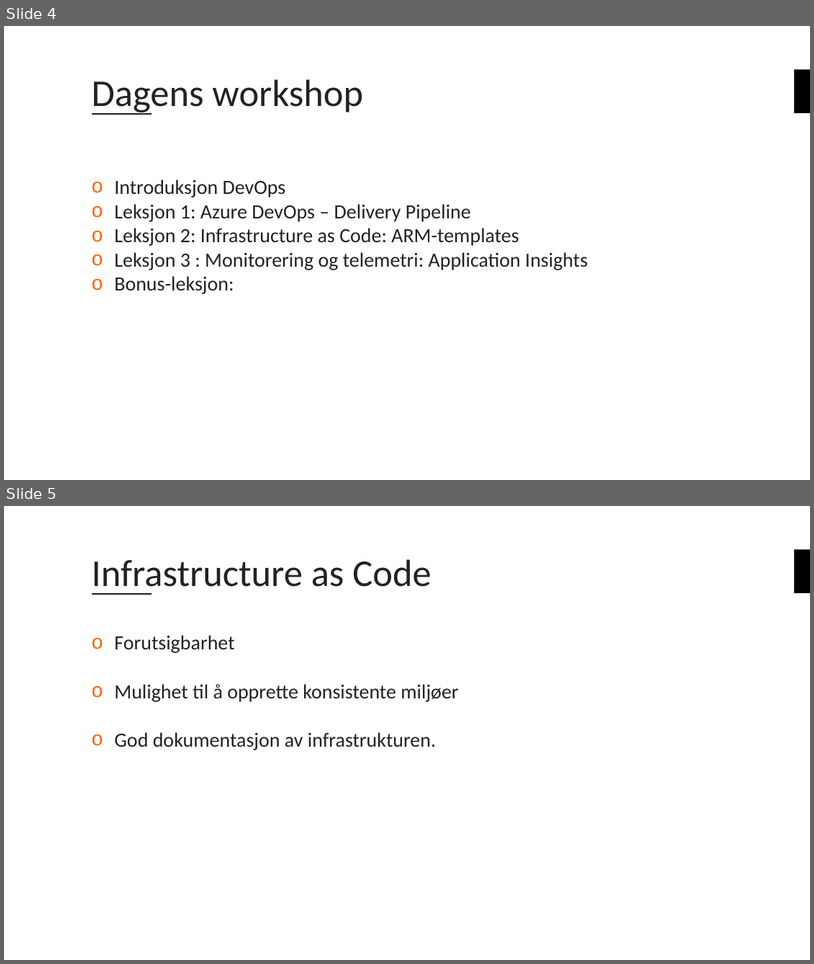
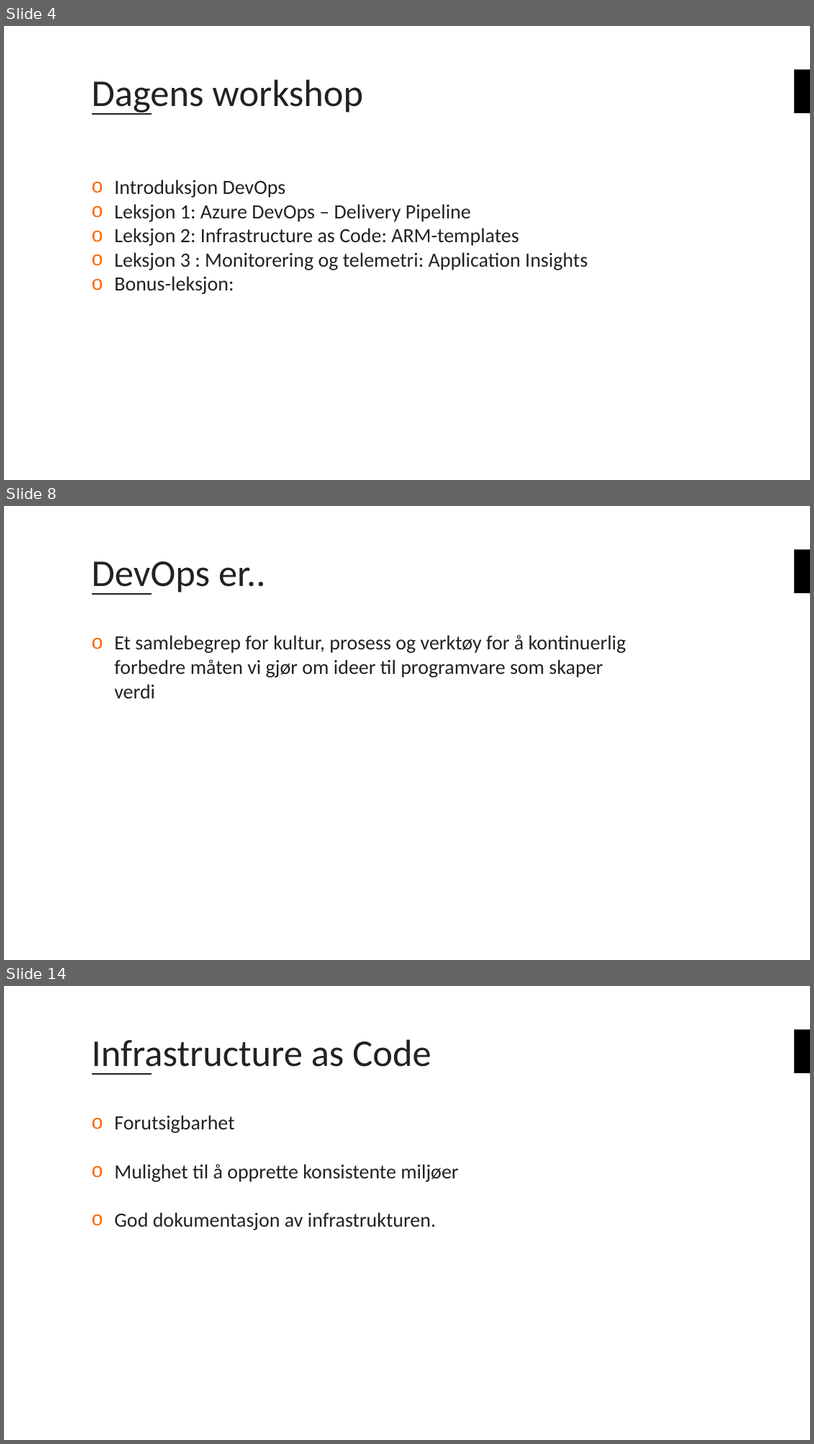
Before and after one commit to bouvet/azure-workshops, a slide deck: Workshop_2/Presentasjon/Azureskolen-Workshop#2.pptx. Shown one above the other, each under a label of ours: slides 4 and 5 before the commit, slides 4, 8 and 14 after it; the slides between them are not shown. The pictures are 814x964 and 814x1444 pixels, drawn with LibreOffice and Linux fonts; fonts in the diff are those of the drawing; background and template pictures are left out. Boxes give left, top, right and bottom in pixels: in the first picture for what was removed or moved away, otherwise in the second. Text is boxed around its words. In the diff, an @@ line names an element or a change of style, - is before the commit and + after.

```diff
--- a/Workshop_2/Presentasjon/Azureskolen-Workshop#2.pptx
+++ b/Workshop_2/Presentasjon/Azureskolen-Workshop#2.pptx
@@ slide 8 added at [4,506,810,960], background #FFFFFF; not listed: 2 template elements that a slide beside it also shows @@
@@ title added at [92,561,266,595], 45 pt, text #222222 @@
+DevOps er..
@@ text added at [114,635,627,698], 24 pt, text #222222 @@
+o Et samlebegrep for kultur, prosess og verktøy for å kontinuerlig forbedre måten vi gjør om ideer til programvare som skaper verdi
@@ what was slide 5 is now slide 14 @@
```
Also in this commit, not shown: 8 other slides added.
